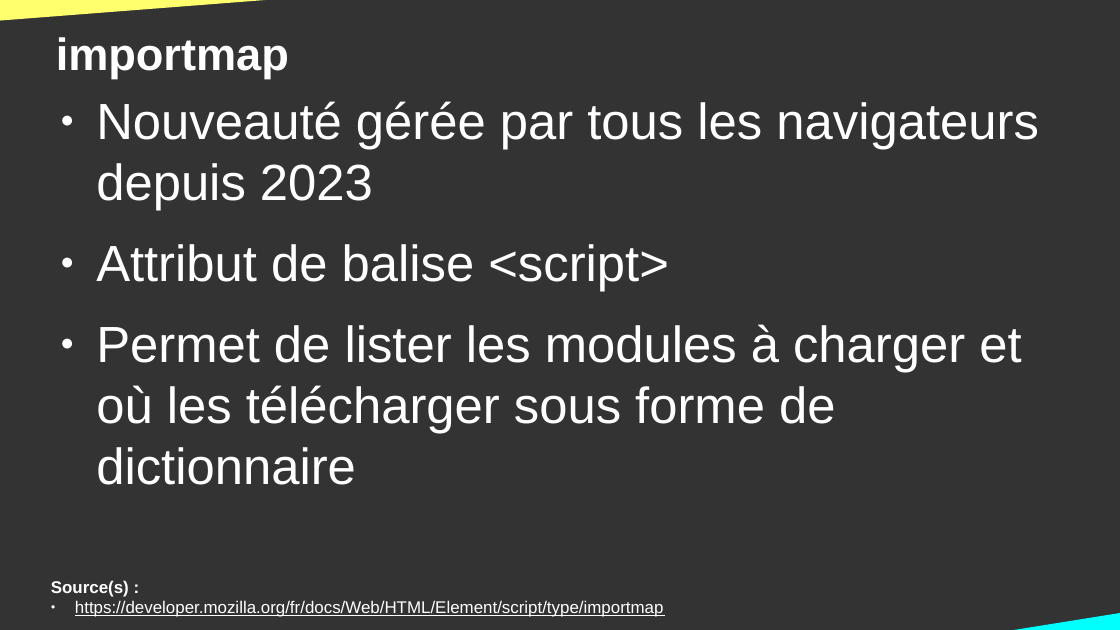
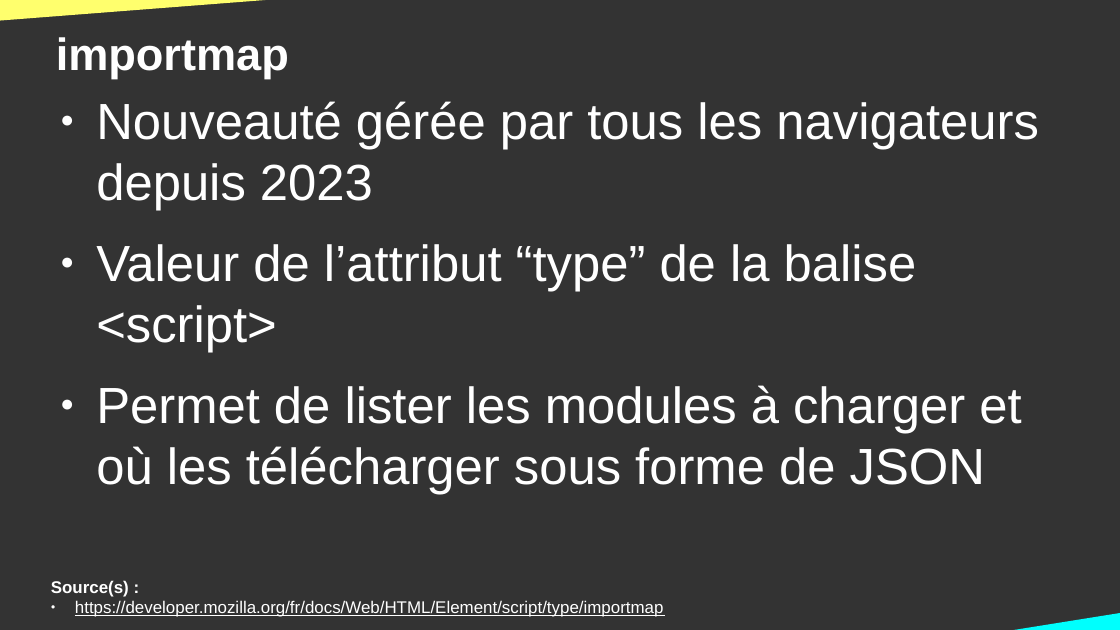
Before and after one commit to DanYellow/cours, a slide deck: slide 4 of developpement-web-et-dispositif-interactif-s6/travaux-pratiques/numero-3/presentation.odp. Drawn at 1120x630 pixels with LibreOffice and Linux fonts; fonts in the diff are those of the drawing. Boxes give left, top, right and bottom in pixels: in the first picture for what was removed or moved away, otherwise in the second. Text is boxed around its words. In the diff, an @@ line names an element or a change of style, - is before the commit and + after.

```diff
--- a/developpement-web-et-dispositif-interactif-s6/travaux-pratiques/numero-3/presentation.odp
+++ b/developpement-web-et-dispositif-interactif-s6/travaux-pratiques/numero-3/presentation.odp
@@ text at (96,244,1021,494): text changed @@
-● Attribut de balise <script>
-● Permet de lister les modules à charger et où les télécharger sous forme de dictionnaire
+● Valeur de l’attribut “type” de la balise <script>
+● Permet de lister les modules à charger et où les télécharger sous forme de JSON
```
Also in this commit, not shown: 8 other slides changed, 4 slides added, 1 other file.
